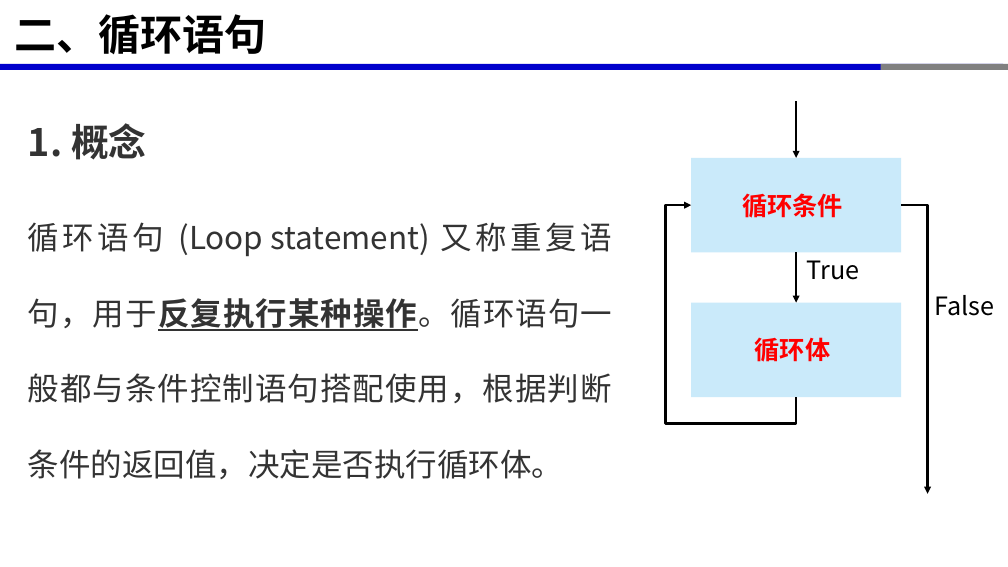
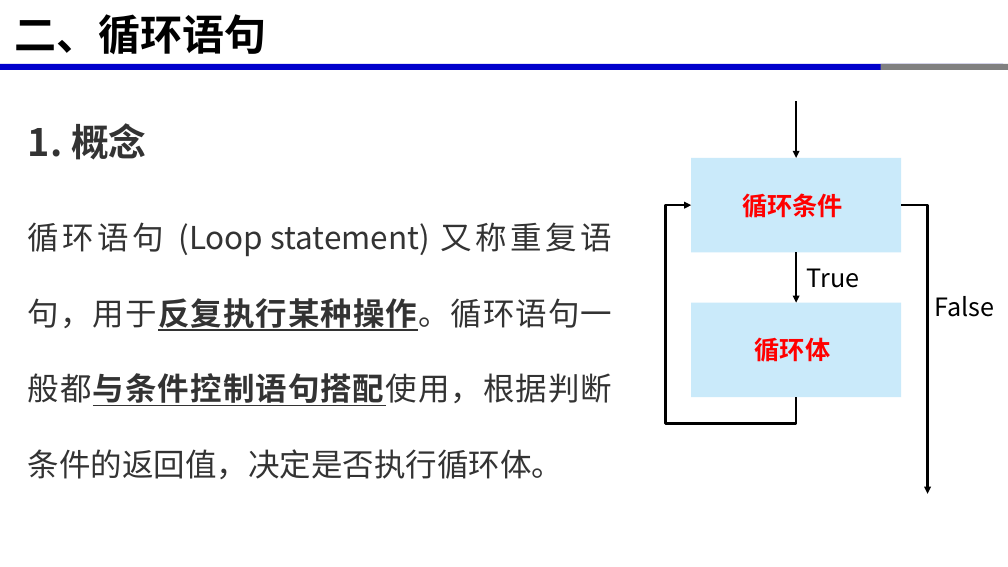
Before and after one commit to xinluo2018/programming-basics, a slide deck: slide 10 of 第3章-条件与循环/第3章-条件与循环.pptx. Drawn at 1008x567 pixels with LibreOffice and Linux fonts; fonts in the diff are those of the drawing. Boxes give left, top, right and bottom in pixels: in the first picture for what was removed or moved away, otherwise in the second. Text is boxed around its words. In the diff, an @@ line names an element or a change of style, - is before the commit and + after.

```diff
--- a/第3章-条件与循环/第3章-条件与循环.pptx
+++ b/第3章-条件与循环/第3章-条件与循环.pptx
@@ text at (x1=28, y1=222, x2=612, y2=479): bold on, underline on in "又称重复语句，用于反复执行某种操作。循环语句一般都与条件控制语句搭配使用，根据判断条件的返回值，决定是否执行循环体。" @@
@@ text "True" moved from (x1=807, y1=260, x2=860, y2=280) to (x1=807, y1=268, x2=860, y2=288) @@
```
Also in this commit, not shown: 7 other slides changed, 9 other files.
